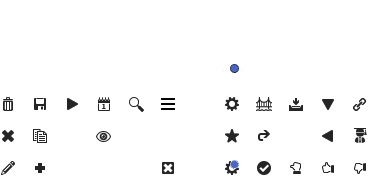
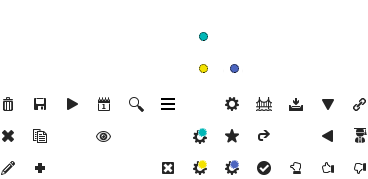
Before/after of a 368×179 layered artwork. What changed in the layer stack:
added layer "Ellipse 1 Kopie 4" in group "white" over (x1=199, y1=32, x2=208, y2=41)
added layer "Ellipse 1 Kopie 5" in group "white" over (x1=199, y1=64, x2=208, y2=73)
added layer "gearwheel-not-default Kopie 2" in group "white" over (x1=199, y1=33, x2=207, y2=41)
added layer "gearwheel-not-default Kopie" in group "white" over (x1=199, y1=65, x2=207, y2=73)
added layer "Ellipse 1 Kopie 3" in group "black" over (x1=198, y1=128, x2=207, y2=137)
added layer "Ellipse 1 Kopie 2" in group "black" over (x1=198, y1=160, x2=207, y2=169)
added layer "gearwheel-green" in group "black" over (x1=193, y1=130, x2=207, y2=144)
added layer "gearwheel-yellow" in group "black" over (x1=193, y1=161, x2=207, y2=175)
